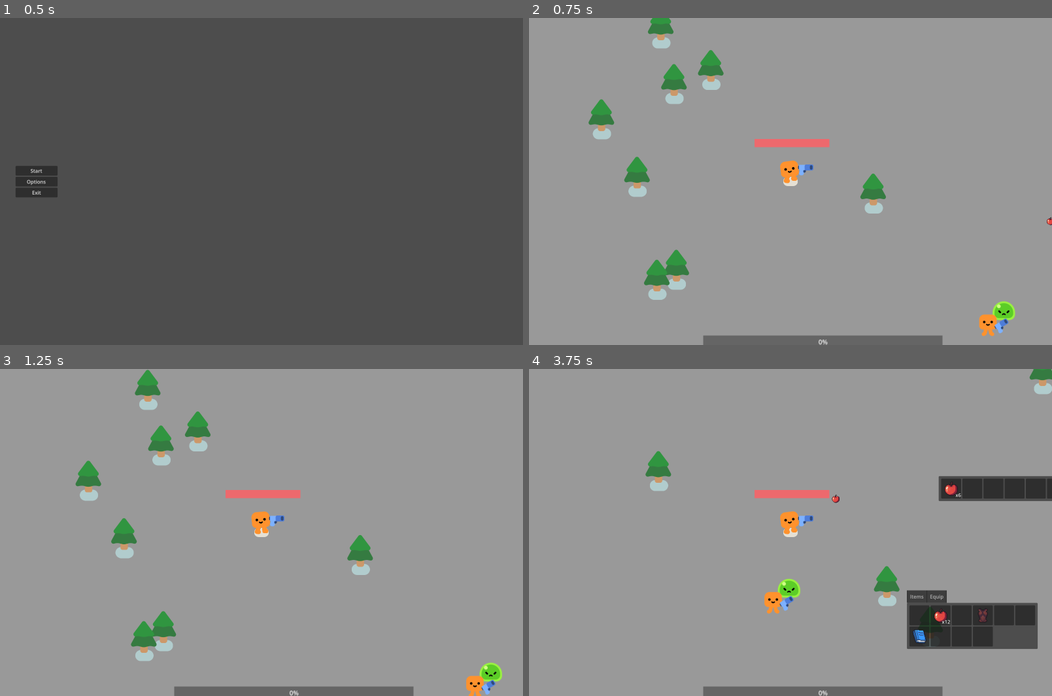
Above: before the commit, frames 1-4 (two rows, left to right).
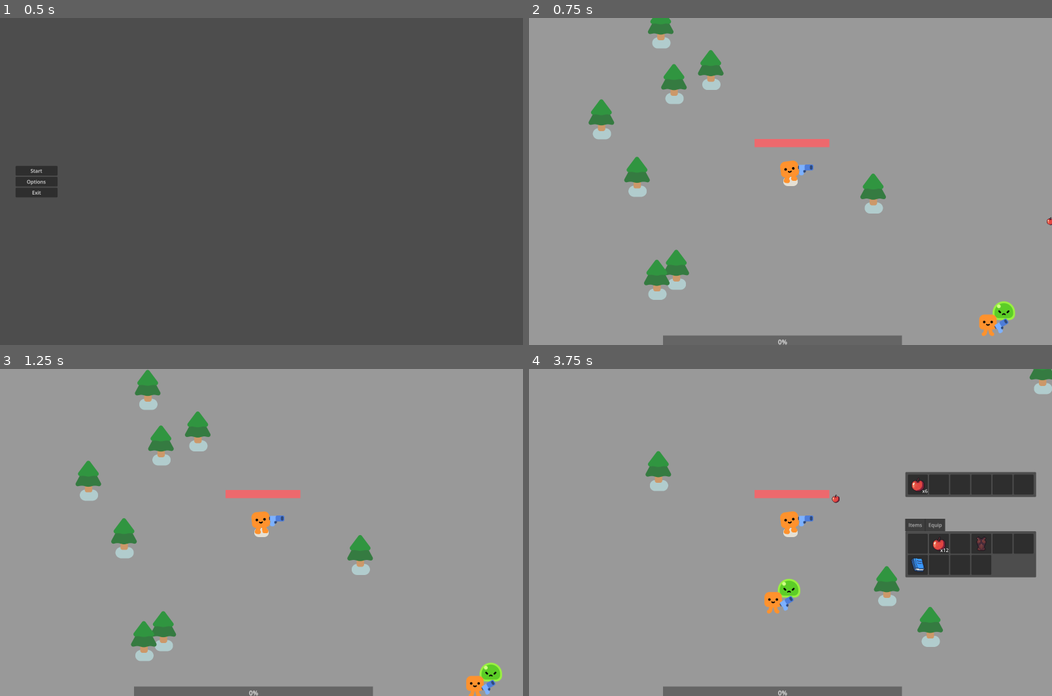
Above: after the commit, the same moments.

Repository: Kuui22/Godot_test
Game: Godot game, scene res://menus/mainmenu.tscn
Two runs of this game, one before a commit and one after it. Both use one fixed random seed, a clock stepped at 60 frames per second and the inputs below.
Inputs (mouse positions are in pixels of both pictures, inside the frame that each line leads up to):
- Up to frame 1 (0.5 s): no input
- Up to frame 2 (0.75 s): click "Start" at 0.5 s
- Up to frame 3 (1.25 s): no input
- Up to frame 4 (3.75 s): move the mouse to (905, 516) at 1.27 s; hold D (move_right) 1.28-2.03 s; tap C (characterstats) at 1.35, 2.85 s; click (905, 516) at 1.42 s; move the mouse to (685, 548) at 2.02 s; hold S (move_down) 2.03-2.78 s; tap E (interact) at 2.1, 3.6 s; move the mouse to (842, 460) at 2.77 s; hold D (move_right) 2.78-3.53 s; move the mouse to (764, 597) at 3.52 s; hold W (move_up) from 3.53 s (still down); click (764, 597) at 3.67 s

Frame 1 is identical in both runs. In frame 2, 0.5% of the frame differs, in the area x 25-80%, y 97-100%; in frame 3, 0.5%; in frame 4, 9.8%, in the area x 25-100%, y 31-100%.

Commit message:
attack speed working
okayge

Diff:
--- a/2d-project-start/menus/PlayerStats.gd
+++ b/2d-project-start/menus/PlayerStats.gd
@@ -29,4 +29,6 @@
 		var value = playerstat[key]
 		var currchild = grid_container.get_child(x)
 		currchild.text = key + " : " + str(value)
+		if(key == "AttackSpeed"):
+			currchild.text += "sec"
 		x +=1
--- a/2d-project-start/player.gd
+++ b/2d-project-start/player.gd
@@ -29,7 +29,8 @@
 	"Speed":Stats.speed,
 	"MaxHealth":100.0,
 	"Defence":0,
-	"Attack":2
+	"Attack":2,
+	"AttackSpeed":1
 	}
 var coins:int
 var diamonds:int
@@ -60,6 +61,7 @@
 func _ready():
 	PlayerManager.player = self
 	currentweapon.damage = statsdict['Attack']
+	currentweapon.timer.wait_time = statsdict['AttackSpeed']
 
 func _physics_process(delta:float):
 	#direction
@@ -90,7 +92,7 @@
 	#take damage from mobs
 	var overlapping_mobs = %HurtBox.get_overlapping_bodies()
 	if overlapping_mobs.size() > 0:
-		health -= DAMAGE_RATE * overlapping_mobs.size() * delta
+		health -= DAMAGE_RATE * overlapping_mobs.size() * delta *(1-statsdict['Defence']/100)
 		%HealthBar.value = health
 		if health <= 0.0:
 			health_depleted.emit()
--- a/2d-project-start/survivors_game.tscn
+++ b/2d-project-start/survivors_game.tscn
@@ -48,9 +48,9 @@
 
 [node name="ExpBar" type="ProgressBar" parent="UI"]
 unique_name_in_owner = true
-offset_left = 560.0
+offset_left = 430.0
 offset_top = 1020.0
-offset_right = 1160.0
+offset_right = 1030.0
 offset_bottom = 1050.0
 scale = Vector2(1.28, 1.28)
 theme_override_styles/background = SubResource("StyleBoxFlat_x62bu")
@@ -70,24 +70,24 @@
 [node name="PlayerInventory" parent="UI/InventoryInterface" instance=ExtResource("3_2krgi")]
 unique_name_in_owner = true
 layout_mode = 0
-offset_left = -115.0
-offset_right = 13.0
+offset_left = -120.0
+offset_top = -230.0
+offset_right = 8.0
+offset_bottom = -190.0
 
 [node name="EquipInventory" parent="UI/InventoryInterface" instance=ExtResource("2_kmp02")]
 visible = false
 layout_mode = 0
-offset_left = -109.0
-offset_top = 192.0
-offset_right = -69.0
-offset_bottom = 232.0
+offset_left = -120.0
+offset_right = -80.0
 
 [node name="ExternalInventory" parent="UI/InventoryInterface" instance=ExtResource("2_kmp02")]
 visible = false
 layout_mode = 0
-offset_left = -13.0
-offset_top = -367.0
-offset_right = 27.0
-offset_bottom = -327.0
+offset_left = -120.0
+offset_top = -380.0
+offset_right = -80.0
+offset_bottom = -340.0
 
 [node name="GrabbedSlot" parent="UI/InventoryInterface" instance=ExtResource("4_mtk0o")]
 visible = false
--- a/2d-project-start/weapons/gun.gd
+++ b/2d-project-start/weapons/gun.gd
@@ -5,10 +5,7 @@
 var damage:int = 1
 var enemies_in_range
 @onready var timer = %Timer
-var attackspeed
 
-func _ready():
-	var attackspeed = timer.wait_time
 
 func _physics_process(delta):
 	enemies_in_range = get_overlapping_bodies()
